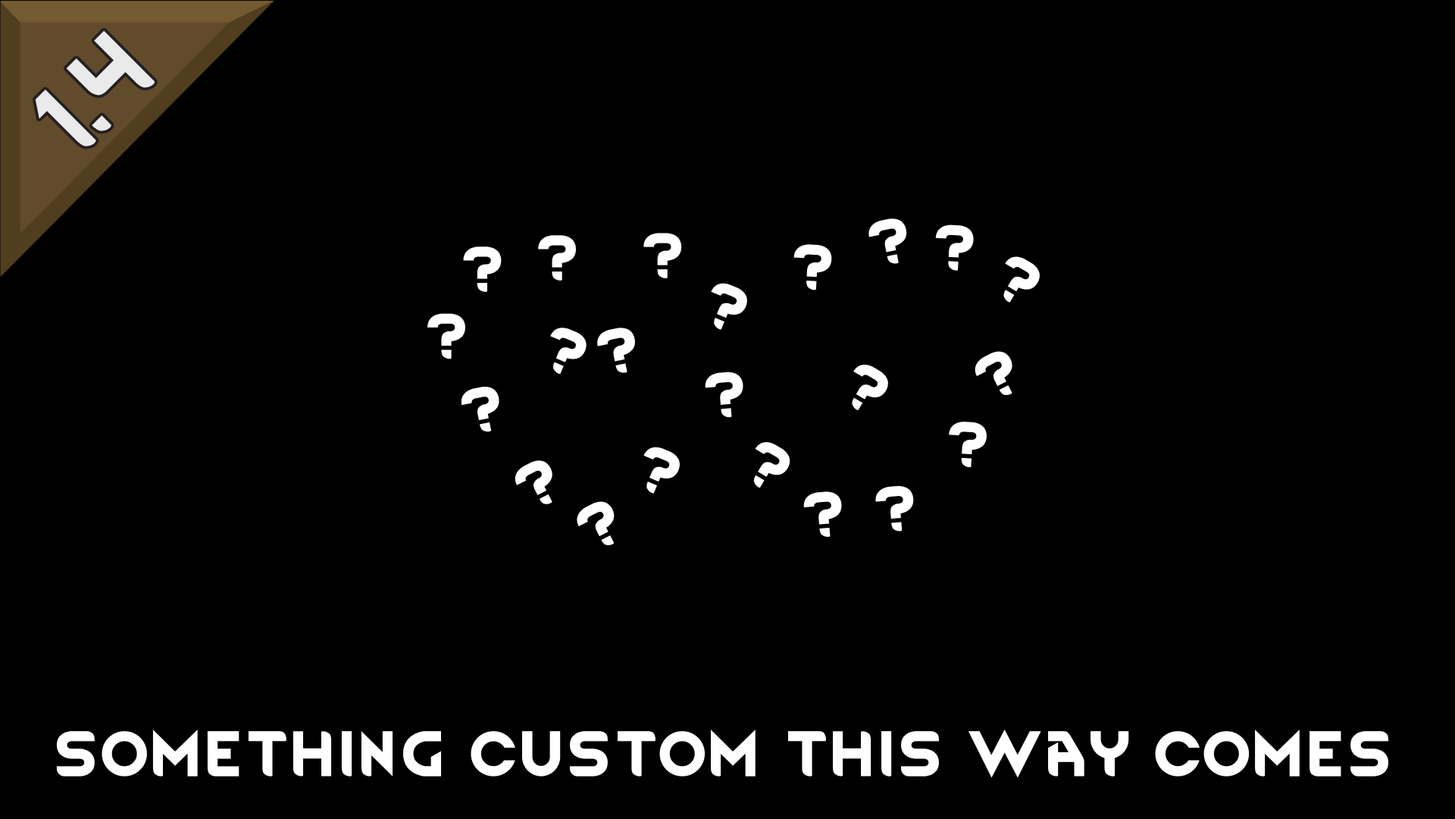
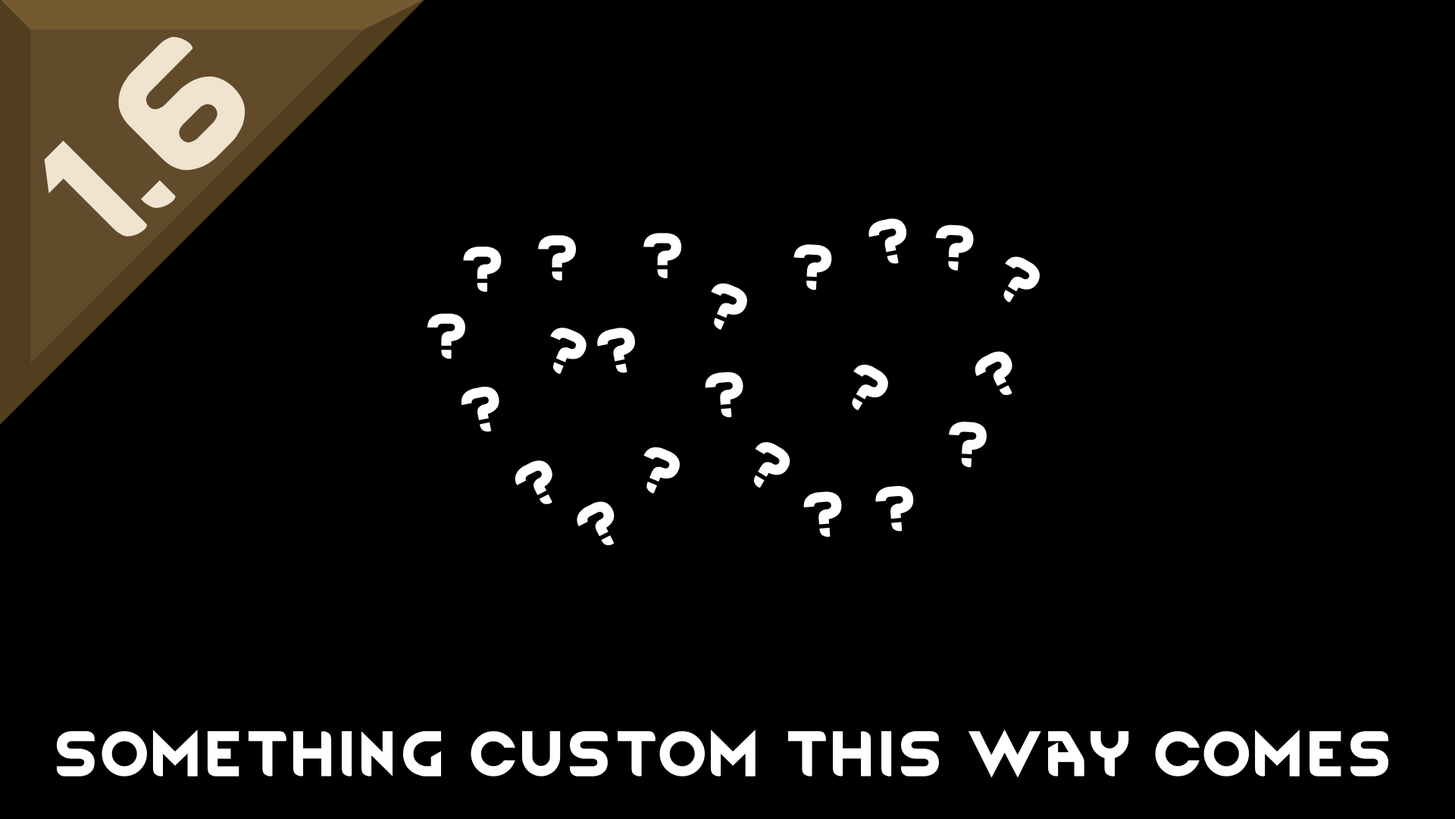
Layers edited between the first and the second (1455, 819) image:
painted on "1.4.png" over <box>0,0,332,333</box>
painted on "Background" over <box>0,0,722,425</box>
